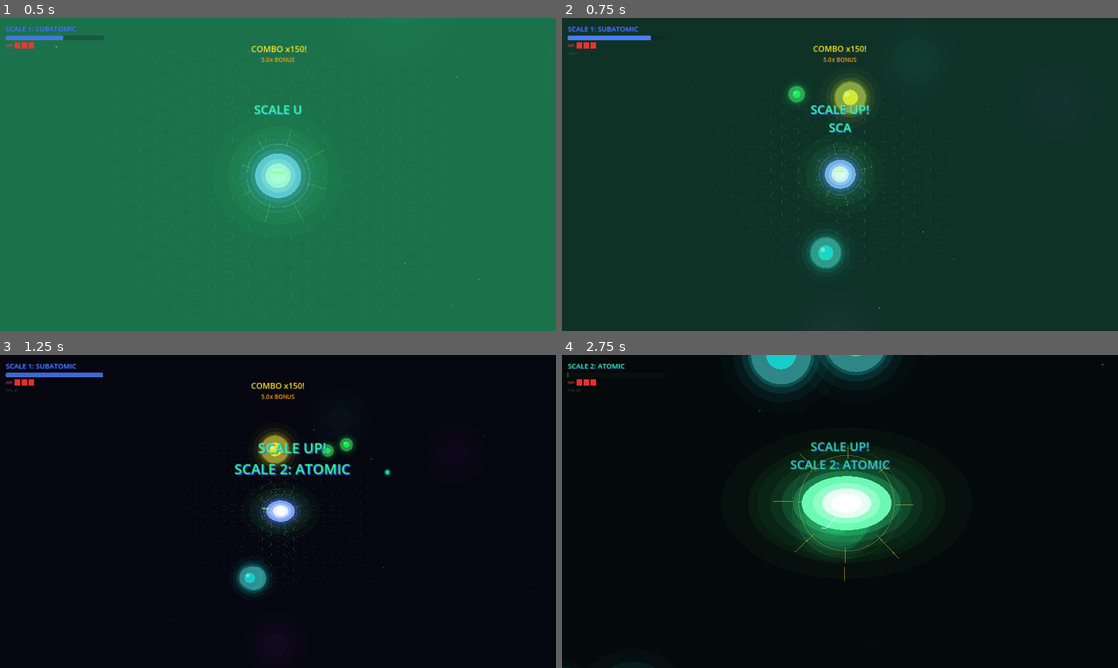
Above: before the commit, frames 1-4 (two rows, left to right).
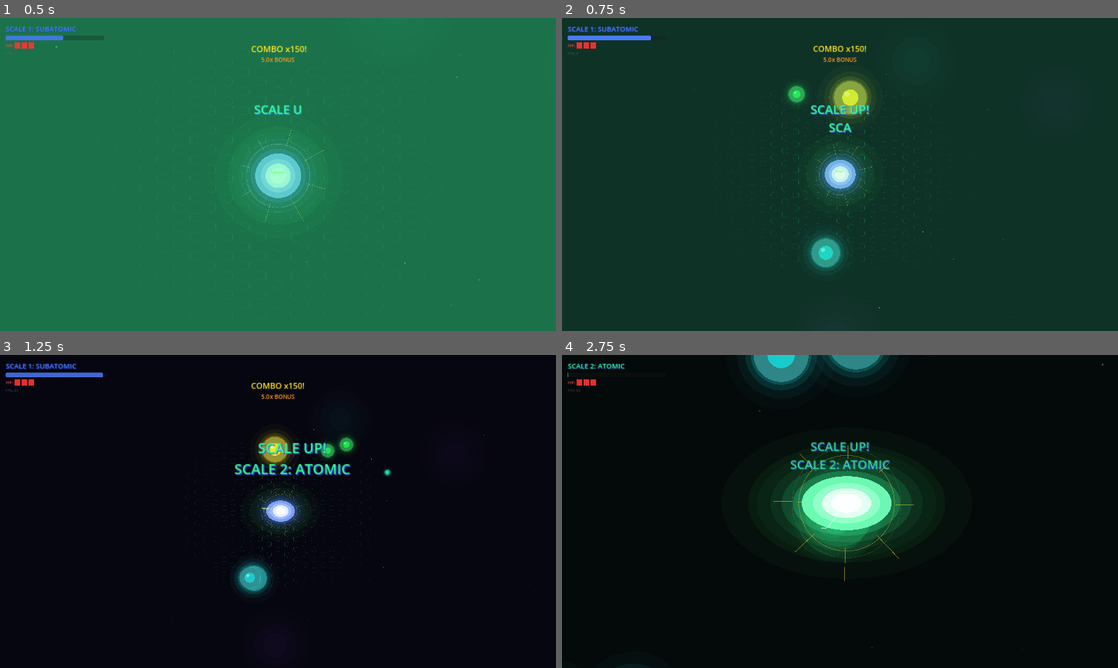
Above: after the commit, the same moments.

Repository: Koizain/atom-eater
Game: Godot game, scene res://scenes/main.tscn
Same seed, same stepped clock (60 frames per second), same inputs: the game is played once before the commit and once after it.
Inputs (mouse positions are in pixels of both pictures, inside the frame that each line leads up to):
- Up to frame 1 (0.5 s): no input
- Up to frame 2 (0.75 s): move the mouse to (962, 158) at 0.52 s; click (962, 158) at 0.67 s
- Up to frame 3 (1.25 s): no input
- Up to frame 4 (2.75 s): drag from (728, 527) to (840, 511) at 1.27 s; move the mouse to (895, 442) at 2.02 s; click (895, 442) at 2.17 s

Frame 1 is identical in both runs. In frame 2, 0.2% of the frame differs, in the area x 41-56%, y 19-81%; in frame 3, 0.3%; in frame 4, 0.6%, in the area x 33-59%, y 0-11%.

Commit message:
fix: all runtime errors resolved - zero errors on headless test

Diff:
--- a/scenes/entity.tscn
+++ b/scenes/entity.tscn
@@ -1,4 +1,4 @@
-[gd_scene load_steps=4 format=3 uid="uid://entity001"]
+[gd_scene load_steps=4 format=3]
 
 [ext_resource type="Script" path="res://scripts/entity.gd" id="1_entity"]
 [ext_resource type="Script" path="res://scenes/circle_draw_entity.gd" id="2_draw"]
--- a/scenes/game_over.tscn
+++ b/scenes/game_over.tscn
@@ -1,4 +1,4 @@
-[gd_scene load_steps=3 format=3 uid="uid://gameover001"]
+[gd_scene load_steps=3 format=3]
 
 [ext_resource type="Script" path="res://scripts/game_over.gd" id="1_gameover"]
 
--- a/scenes/hud.tscn
+++ b/scenes/hud.tscn
@@ -1,4 +1,4 @@
-[gd_scene load_steps=3 format=3 uid="uid://hud001"]
+[gd_scene load_steps=2 format=3]
 
 [ext_resource type="Script" path="res://scripts/hud.gd" id="1_hud"]
 
--- a/scenes/main.tscn
+++ b/scenes/main.tscn
@@ -1,4 +1,4 @@
-[gd_scene load_steps=8 format=3 uid="uid://main001"]
+[gd_scene load_steps=8 format=3]
 
 [ext_resource type="Script" path="res://scripts/main.gd" id="1_main"]
 [ext_resource type="PackedScene" path="res://scenes/player.tscn" id="2_player"]
--- a/scenes/player.tscn
+++ b/scenes/player.tscn
@@ -1,4 +1,4 @@
-[gd_scene load_steps=5 format=3 uid="uid://player001"]
+[gd_scene load_steps=5 format=3]
 
 [ext_resource type="Script" path="res://scripts/player.gd" id="1_player"]
 [ext_resource type="Script" path="res://scenes/circle_draw_player.gd" id="2_draw"]
--- a/scripts/hud.gd
+++ b/scripts/hud.gd
@@ -2,7 +2,7 @@
 
 @onready var scale_label: Label = $VBoxContainer/ScaleLabel
 @onready var progress_bar: ProgressBar = $VBoxContainer/ProgressBar
-@onready var mass_label: Label = $VBoxContainer/MassLabel
+var mass_label: Label = null
 @onready var hp_container: HBoxContainer = $VBoxContainer/HPContainer
 @onready var fps_label: Label = $VBoxContainer/FPSLabel
 @onready var combo_label: Label = $ComboDisplay/ComboLabel
@@ -18,6 +18,7 @@
 var display_progress: float = 0.0
 
 func _ready() -> void:
+	mass_label = get_node_or_null("VBoxContainer/MassLabel")
 	GameData.scale_changed.connect(_on_scale_changed)
 	GameData.hp_changed.connect(_on_hp_changed)
 	if scale_flash:
